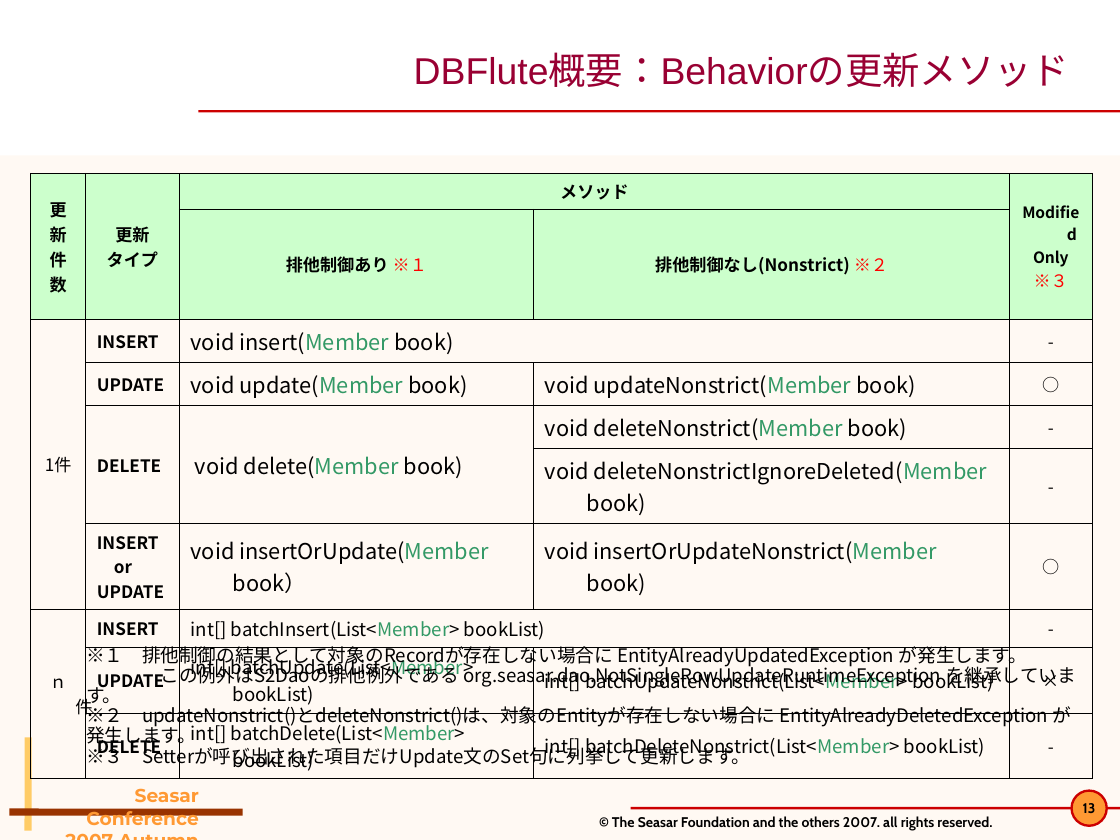
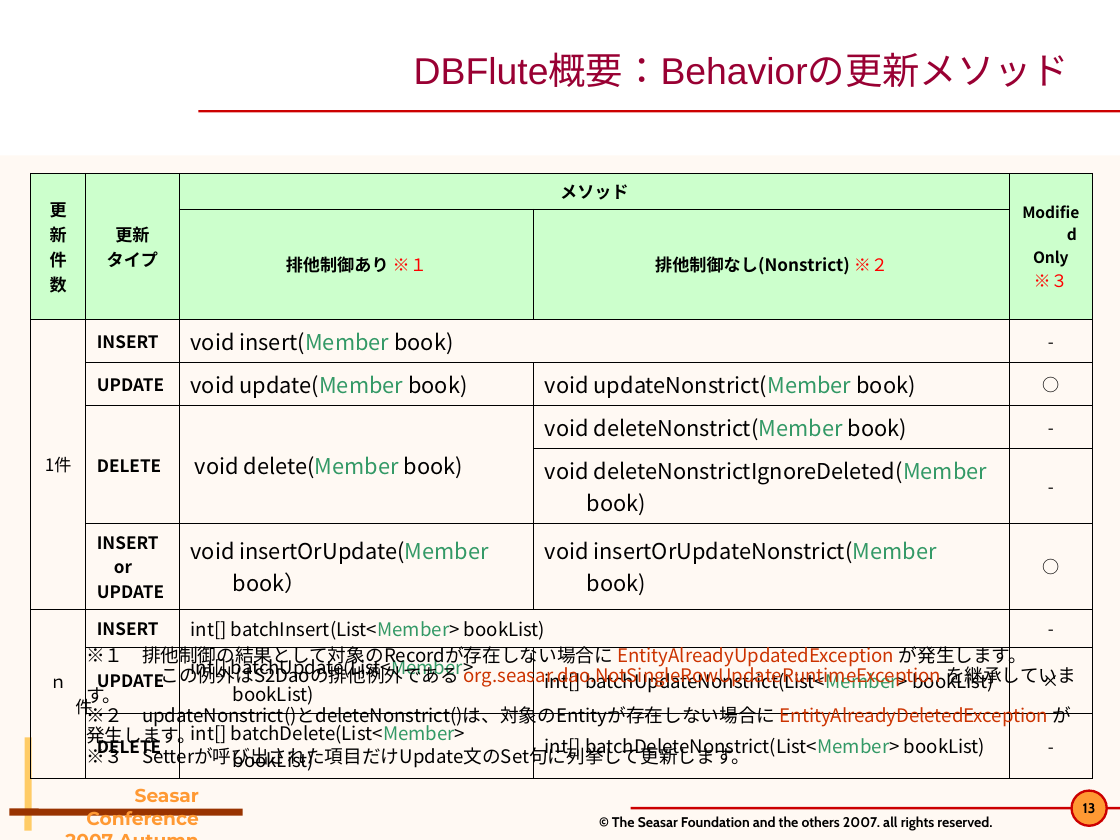
Before and after one commit to seasarorg/dbflute, a slide deck: slide 13 of dbflute/etc/doc/pres/sc2007a_2-DBFlute.ppt. Drawn at 1120x840 pixels with LibreOffice and Linux fonts; fonts in the diff are those of the drawing; background and template pictures are left out. Boxes give left, top, right and bottom in pixels: in the first picture for what was removed or moved away, otherwise in the second. Text is boxed around its words. In the diff, an @@ line names an element or a change of style, - is before the commit and + after.

```diff
--- a/dbflute/etc/doc/pres/sc2007a_2-DBFlute.ppt
+++ b/dbflute/etc/doc/pres/sc2007a_2-DBFlute.ppt
@@ text at (86, 643, 1072, 748): text colour #000000 to #CC3300 in "EntityAlreadyUpdatedException", "org.seasar.dao.NotSingleRowUpdateRuntimeException", "EntityAlreadyDeletedException" @@
```
Also in this commit, not shown: 2 other slides changed.
